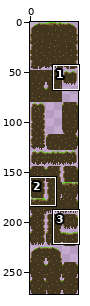
Sprite sheet: Sprites/Tileset-1.png. The first picture is a wide view before the edit; the outline marks the close-up.
Close-up. First the earlier version:
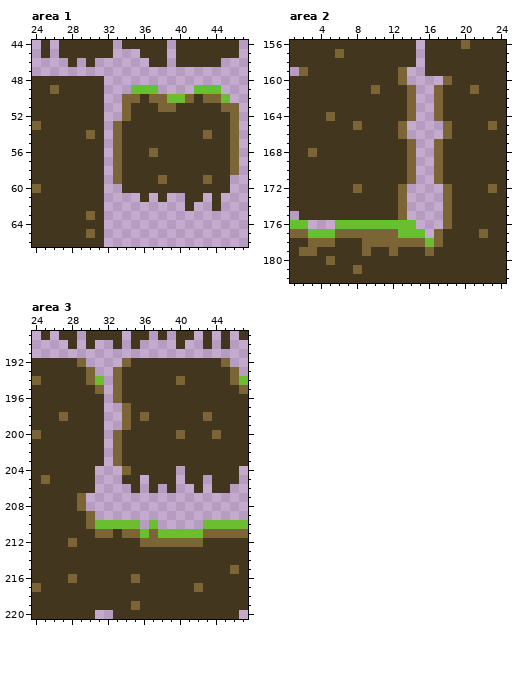
The file is 48x272 pixels. Shown: area 1: x 24..47, y 44..66; area 2: x 1..24, y 156..182; area 3: x 24..47, y 189..220. The commit also changed other parts of the picture, which this record leaves out.
After:
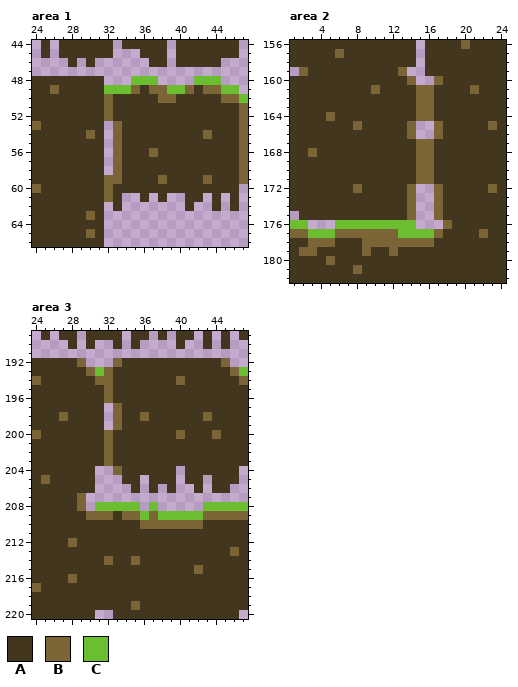
Palette (. is transparent): A #42361f  B #7b6537  C #6abe30
The edit:
--- area 1
@@ x 24..47 @@
 47 ........................
-48 AAAAAAAA................
-49 AABAAAAA...CCC....CCC...
-50 AAAAAAAA..BBABBCCBABBC..
-51 AAAAAAAA..BAAABBAAAAABB.
-52 AAAAAAAA..BAAAAAAAAAAAB.
-53 BAAAAAAA.BAAAAAAAAAAAAB.
-54 AAAAAABA.BAAAAAAAAABAAB.
-55 AAAAAAAA.BAAAAAAAAAAAAB.
-56 AAAAAAAA.BAAABAAAAAAAAB.
-57 AAAAAAAA.BAAAAAAAAAAAAB.
-58 AAAAAAAA.BAAAAAAAAAAAAB.
-59 AAAAAAAA.BAAAABAAAABAA..
-60 BAAAAAAA..AAAAAAAAAAAA..
-61 AAAAAAAA....A.A..AA.A...
-62 AAAAAAAA.........A..A...
+48 AAAAAAAA...CCC....CCC...
+49 AABAAAAACCCBABBCCBABBCC.
+50 AAAAAAAABAAAAABBAAAAABBC
+51 AAAAAAAABAAAAAAAAAAAAAAB
+52 AAAAAAAABAAAAAAAAAAAAAAB
+53 BAAAAAAA.BAAAAAAAAAAAAAB
+54 AAAAAABA.BAAAAAAAAABAAAB
+55 AAAAAAAA.BAAAAAAAAAAAAAB
+56 AAAAAAAA.BAAABAAAAAAAAAB
+57 AAAAAAAA.BAAAAAAAAAAAAAB
+58 AAAAAAAA.BAAAAAAAAAAAAAB
+59 AAAAAAAABBAAAABAAAABAAAB
+60 BAAAAAAABAAAAAAAAAAAAAA.
+61 AAAAAAAABA..A.A..AA.A.A.
+62 AAAAAAAA.A.......A..A.A.
 63 AAAAAABA................
--- area 2
@@ x 11..20 @@
 159 AAB..AAAAA
-160 AAB....BAA
-161 AAAB..BAAA
-162 AAAB..BAAA
-163 AAAB..BAAA
-164 AAAB..BAAA
-165 AAB....BAA
-166 AAB....BAA
-167 AAAB..BAAA
-168 AAAB..BAAA
-169 AAAB..BAAA
-170 AAAB..BAAA
-171 AAAB..BAAA
-172 AAB....BAA
-173 AAB....BAA
-174 AAB....BAA
-175 AAB....BAA
+160 AAAB..BAAA
+161 AAAABBAAAA
+162 AAAABBAAAA
+163 AAAABBAAAA
+164 AAAABBAAAA
+165 AAAB..BAAA
+166 AAAB..BAAA
+167 AAAABBAAAA
+168 AAAABBAAAA
+169 AAAABBAAAA
+170 AAAABBAAAA
+171 AAAABBAAAA
+172 AAAB..BAAA
+173 AAAB..BAAA
+174 AAAB..BAAA
+175 AAAB..BAAA
 176 CCCC...BAA
-177 BBCCC.BAAA
-178 BBBBBCBAAA
-179 ABAAABAAAA
+177 BBCCCCBAAA
+178 BBBBBBAAAA
+179 ABAAAAAAAA
 180 AAAAAAAAAA
--- area 3
@@ x 24..47 @@
 191 ........................
-192 AAAAAB....BAAAAAAAAAAB..
-193 AAAAAAB..BAAAAAAAAAAAAB.
-194 BAAAAABC.BAAAAAABAAAAABC
-195 AAAAAAAB.BAAAAAAAAAAAAAB
-196 AAAAAAAA.BAAAAAAAAAAAAAA
-197 AAAAAAAA..BAAAAAAAAAAAAA
-198 AAABAAAA..BABAAAAAABAAAA
-199 AAAAAAAA..BAAAAAAAAAAAAA
-200 BAAAAAAA.BAAAAAABAAABAAA
-201 AAAAAAAA.BAAAAAAAAAAAAAA
-202 AAAAAAAA.BAAAAAAAAAAAAAA
-203 AAAAAAAA.BAAAAAAAAAAAAAA
-204 AAAAAAA...BAAAAA.AAAAAA.
+192 AAAAAB...BAAAAAAAAAAAB..
+193 AAAAAABCBAAAAAAAAAAAAABC
+194 BAAAAAABBAAAAAAABAAAAAAB
+195 AAAAAAAABAAAAAAAAAAAAAAA
+196 AAAAAAAABAAAAAAAAAAAAAAA
+197 AAAAAAAA.BAAAAAAAAAAAAAA
+198 AAABAAAA.BAABAAAAAABAAAA
+199 AAAAAAAA.BAAAAAAAAAAAAAA
+200 BAAAAAAABAAAAAAABAAABAAA
+201 AAAAAAAABAAAAAAAAAAAAAAA
+202 AAAAAAAABAAAAAAAAAAAAAAA
+203 AAAAAAAABAAAAAAAAAAAAAAA
+204 AAAAAAA..BAAAAAA.AAAAAA.
 205 ABAAAAA...AA.AAA.AA.AAA.
@@ x 24..47 @@
 207 AAAAAB..................
-208 AAAAAB..................
-209 AAAAAAB.................
-210 AAAAAABCCCCC.C.....CCCCC
-211 AAAAAAABBABBCBCCCCCBBBBB
-212 AAAABAAAAAAABBBBBBBAAAAA
-213 AAAAAAAAAAAAAAAAAAAAAAAA
-214 AAAAAAAAAAAAAAAAAAAAAAAA
-215 AAAAAAAAAAAAAAAAAAAAAABA
-216 AAAABAAAAAABAAAAAAAAAAAA
-217 BAAAAAAAAAAAAAAAAABAAAAA
+208 AAAAAB.CCCCC.C.....CCCCC
+209 AAAAAABBBABBCBCCCCCBBBBB
+210 AAAAAAAAAAAABBBBBBBAAAAA
+211 AAAAAAAAAAAAAAAAAAAAAAAA
+212 AAAABAAAAAAAAAAAAAAAAAAA
+213 AAAAAAAAAAAAAAAAAAAAAABA
+214 AAAAAAAABAABAAAAAAAAAAAA
+215 AAAAAAAAAAAAAAAAAABAAAAA
+216 AAAABAAAAAAAAAAAAAAAAAAA
+217 BAAAAAAAAAAAAAAAAAAAAAAA
 218 AAAAAAAAAAAAAAAAAAAAAAAA
